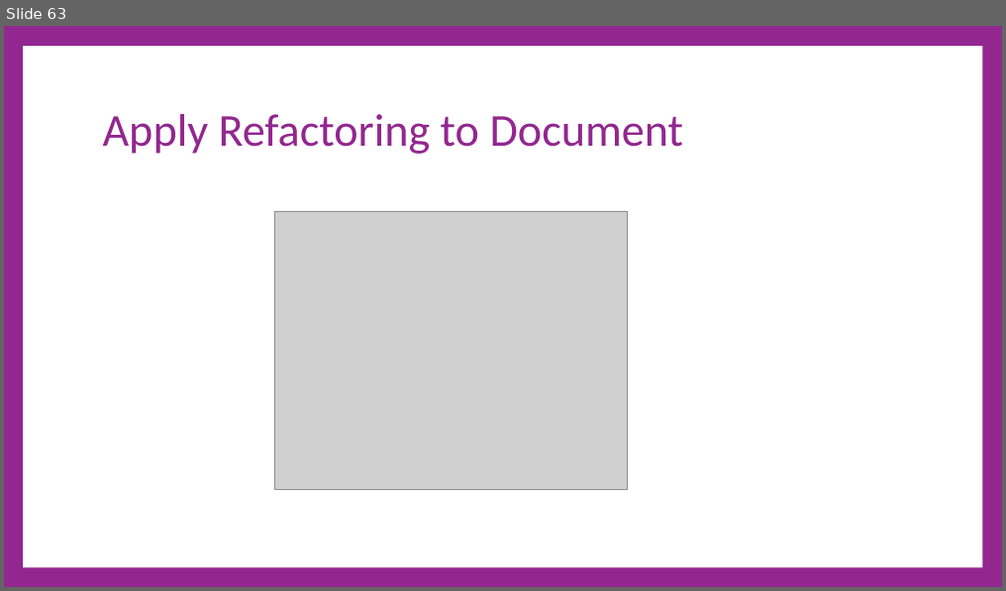
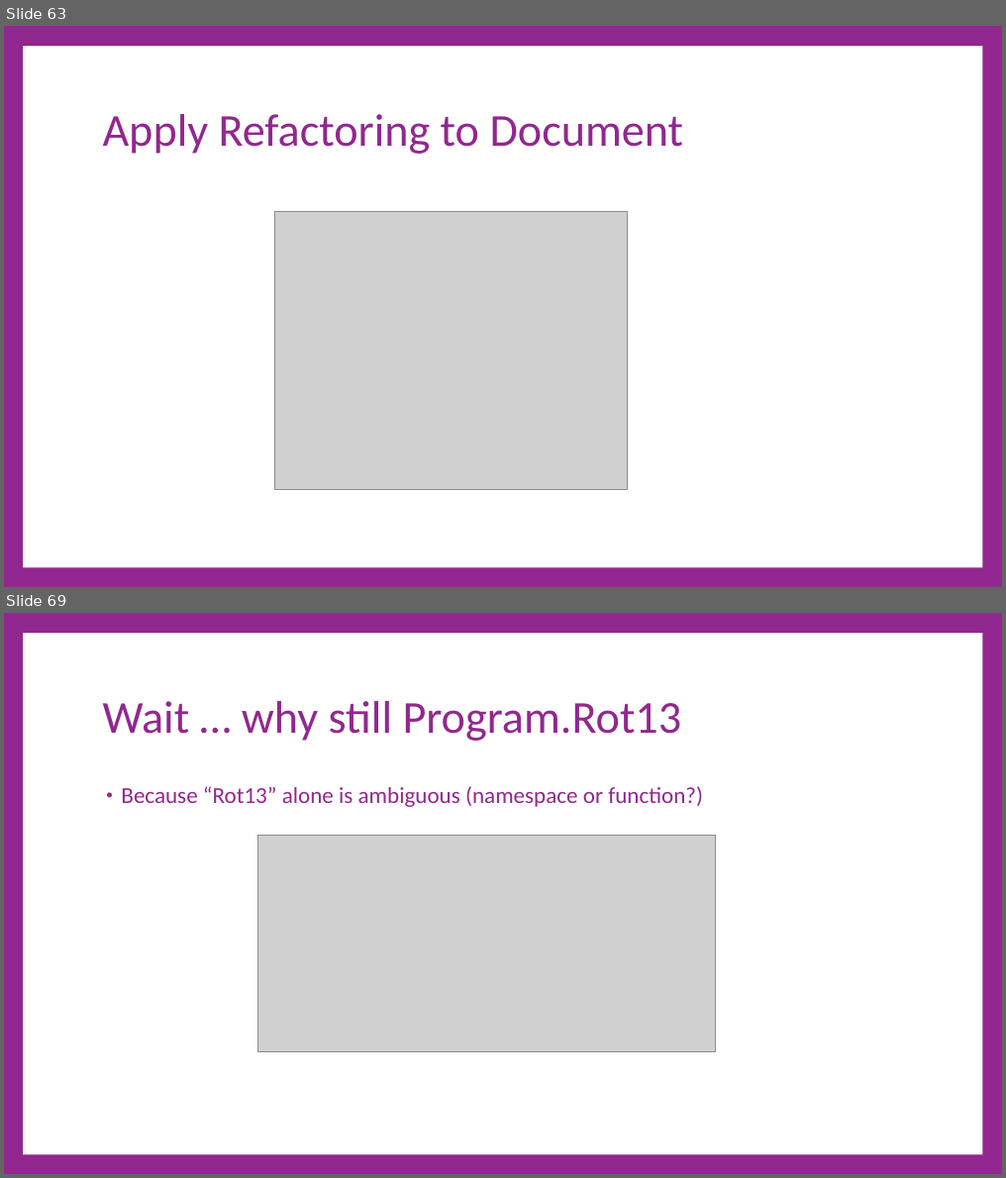
Before and after one commit to cdiggins/cs321, a slide deck: class-notes/cs321-winter-2023-lecture-8-console-app-walkthrough.pptx. Shown one above the other, each under a label of ours: slide 63 before the commit, slides 63 and 69 after it; the slides between them are not shown. The pictures are 1006x591 and 1006x1178 pixels, drawn with LibreOffice and Linux fonts; fonts in the diff are those of the drawing; grey boxes stand for pictures. Boxes give left, top, right and bottom in pixels: in the first picture for what was removed or moved away, otherwise in the second. Text is boxed around its words. In the diff, an @@ line names an element or a change of style, - is before the commit and + after.

```diff
--- a/class-notes/cs321-winter-2023-lecture-8-console-app-walkthrough.pptx
+++ b/class-notes/cs321-winter-2023-lecture-8-console-app-walkthrough.pptx
@@ slide 69 added at box(4, 613, 1002, 1174), background #92278F; not listed: 1 template element that a slide beside it also shows @@
@@ title added at box(103, 701, 682, 741), 66 pt, text #92278F @@
+Wait … why still Program.Rot13
@@ text added at box(121, 786, 703, 807), 33 pt, text #92278F @@
+• Because “Rot13” alone is ambiguous (namespace or function?)
@@ picture added at box(257, 836, 716, 1052) @@
```
Also in this commit, not shown: 1 slide changed, 13 other slides added, 1 slide removed, 4 other files.
